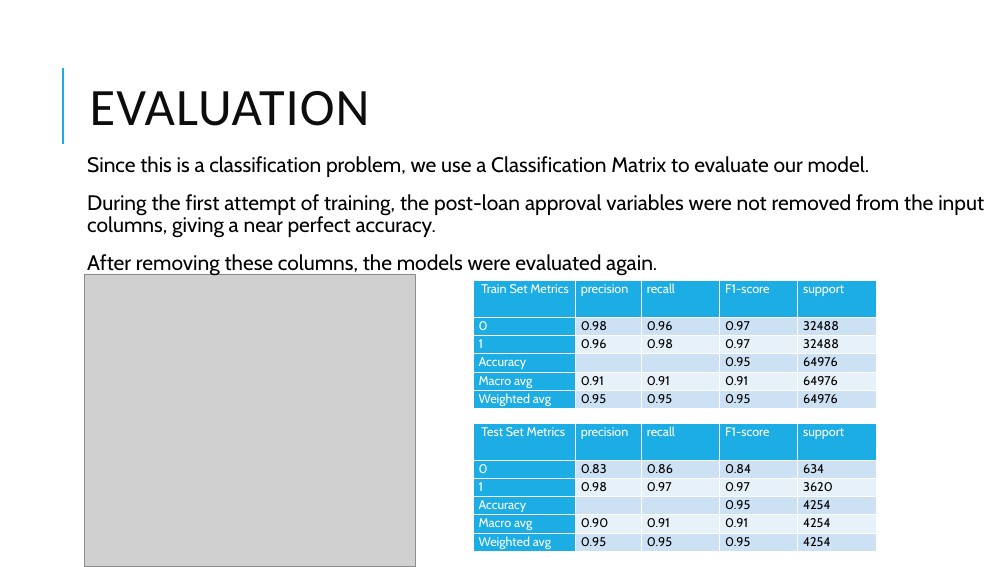
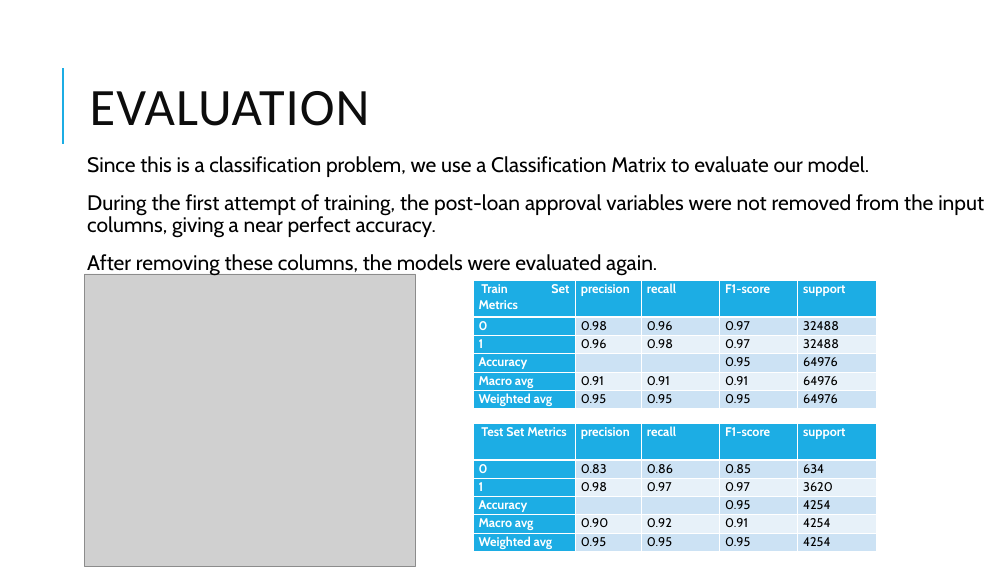
Before and after one commit to unnati026/JPMC-Case-Study, a slide deck: slide 4 of JPMC CCB Risk Modelling Case Study.pptx. Drawn at 1008x567 pixels with LibreOffice and Linux fonts; fonts in the diff are those of the drawing; grey boxes stand for pictures. Boxes give left, top, right and bottom in pixels: in the first picture for what was removed or moved away, otherwise in the second. Text is boxed around its words. In the diff, an @@ line names an element or a change of style, - is before the commit and + after.

```diff
--- a/JPMC CCB Risk Modelling Case Study.pptx
+++ b/JPMC CCB Risk Modelling Case Study.pptx
@@ table at (473, 280, 876, 410) @@
@@ bold on in "Train Set Metrics", "precision", "recall", "F1-score" and 6 more places @@
@@ table at (473, 423, 876, 553) @@
-row 2, column 4: 0.84
+row 2, column 4: 0.85
-row 5, column 3: 0.91
+row 5, column 3: 0.92
@@ bold on in "Test Set Metrics", "precision", "recall", "F1-score" and 6 more places @@
```
Also in this commit, not shown: 2 slides added, 1 slide removed, 1 other file.
